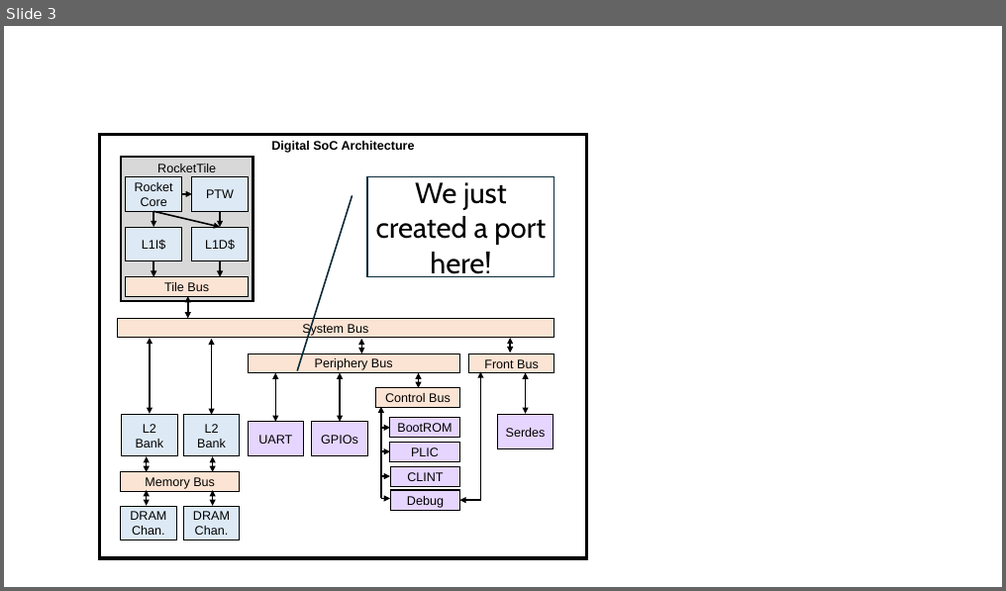
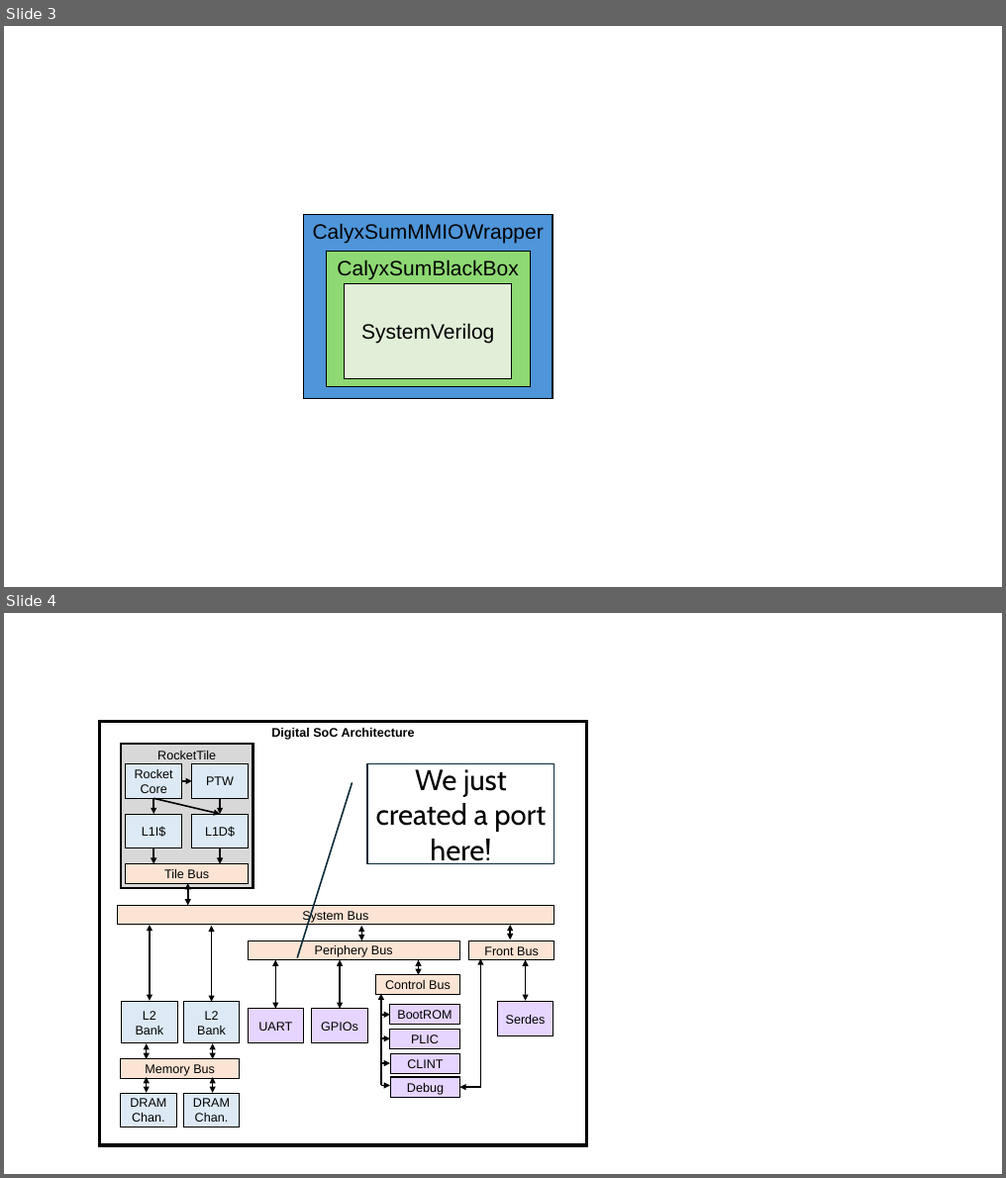
Before and after one commit to vighneshiyer/publications, a slide deck: figs/latte24/figs.pptx. Shown one above the other, each under a label of ours: slide 3 before the commit, slides 3 and 4 after it. The pictures are 1006x591 and 1006x1178 pixels, drawn with LibreOffice and Linux fonts; fonts in the diff are those of the drawing. Boxes give left, top, right and bottom in pixels: in the first picture for what was removed or moved away, otherwise in the second. Text is boxed around its words. In the diff, an @@ line names an element or a change of style, - is before the commit and + after.

```diff
--- a/figs/latte24/figs.pptx
+++ b/figs/latte24/figs.pptx
@@ slide 3 added at bbox=[4, 26, 1002, 587], background #FFFFFF @@
@@ rectangle added at bbox=[303, 215, 552, 399], fill #4E95D9, outline #000000 1 pt, 20 pt, text #000000 @@
+CalyxSumMMIOWrapper
@@ rectangle added at bbox=[326, 252, 530, 386], fill #8ED973, outline #000000 1 pt, 20 pt, text #000000 @@
+CalyxSumBlackBox
@@ rectangle added at bbox=[345, 283, 512, 379], fill #E1EFD8, outline #000000 1 pt, 20 pt, text #000000 @@
+SystemVerilog
@@ what was slide 3 is now slide 4 @@
```
Also in this commit, not shown: 8 slides changed, 1 other slide added, 1 slide removed, 8 other files.
